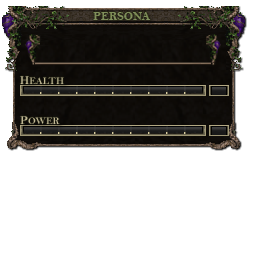
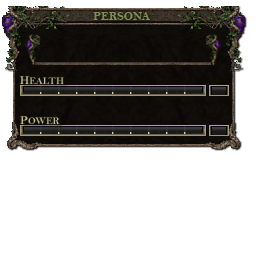
Layers edited between the first and the second 256px x 256px image:
renamed "Nameborder" to "name border", painted on it over [35, 62, 211, 65]
